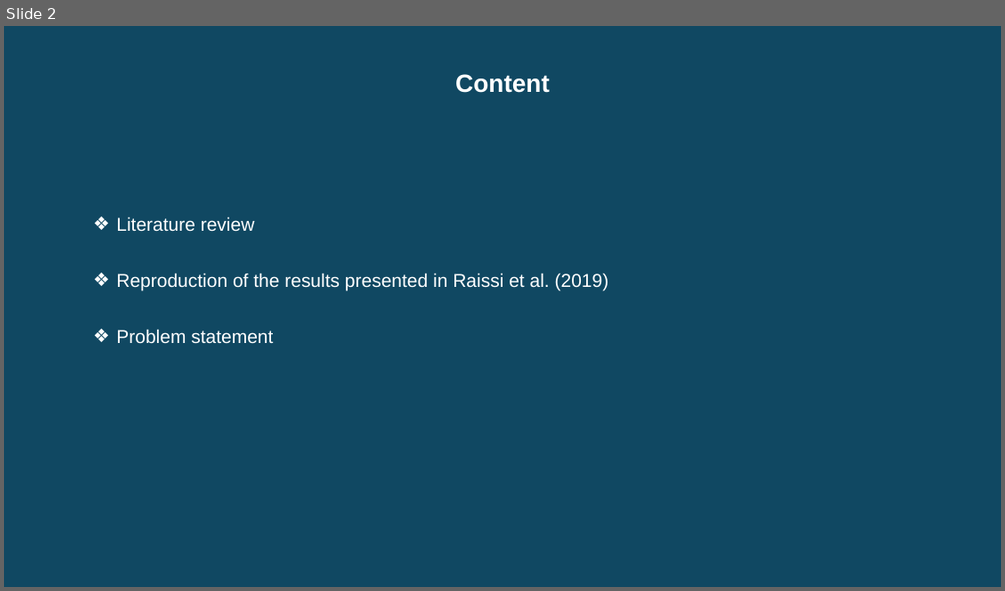
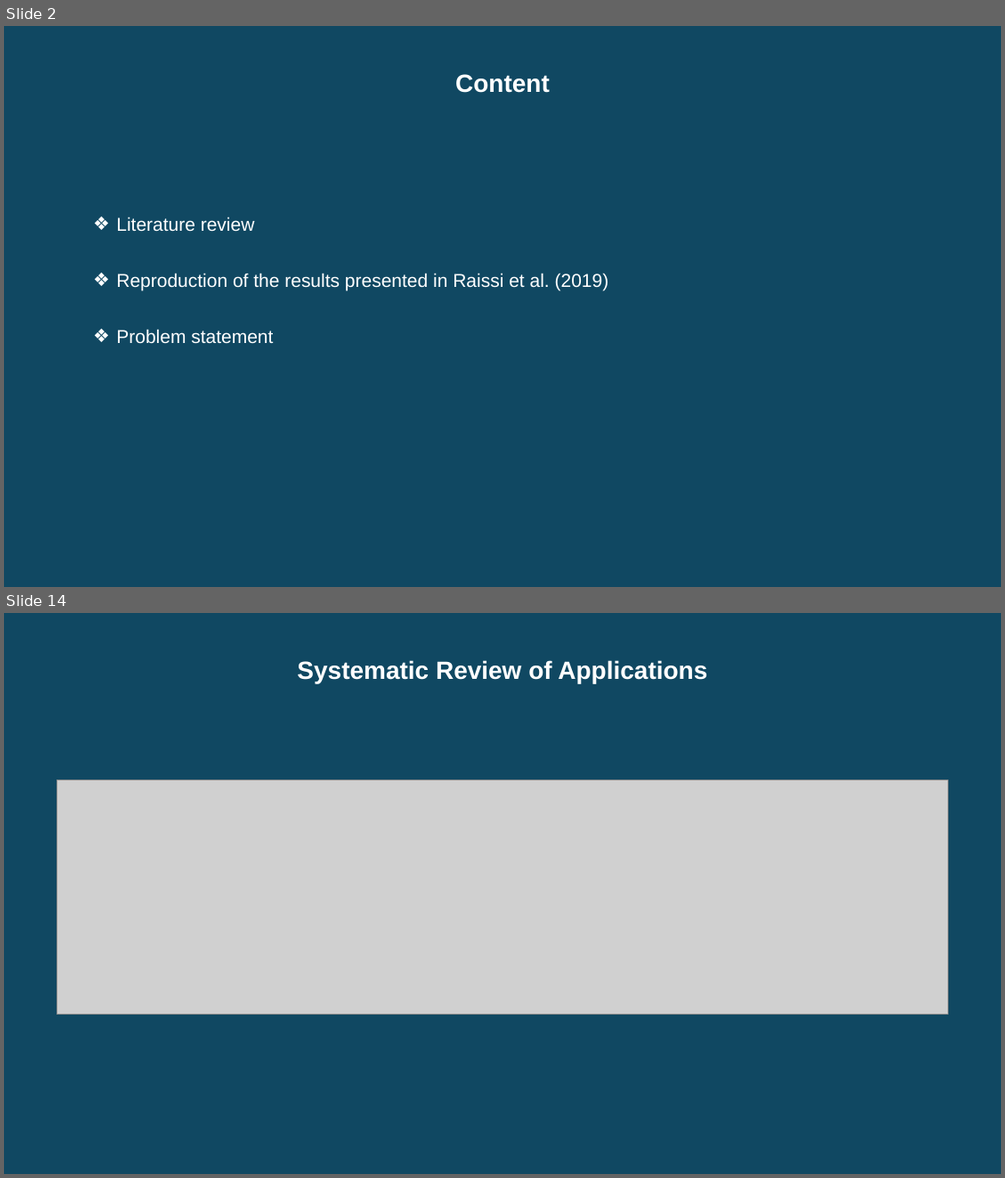
Before and after one commit to oscar-rincon/Review-Seismic-Waves, a slide deck: slides/reunión_27_07_2024.pptx. Shown one above the other, each under a label of ours: slide 2 before the commit, slides 2 and 14 after it; the slides between them are not shown. The pictures are 1005x591 and 1005x1178 pixels, drawn with LibreOffice and Linux fonts; fonts in the diff are those of the drawing; grey boxes stand for pictures. Boxes give left, top, right and bottom in pixels: in the first picture for what was removed or moved away, otherwise in the second. Text is boxed around its words. In the diff, an @@ line names an element or a change of style, - is before the commit and + after.

```diff
--- a/slides/reunión_27_07_2024.pptx
+++ b/slides/reunión_27_07_2024.pptx
@@ slide 14 added at (4,613,1001,1174), background #FFFFFF @@
@@ rectangle added at (4,613,1001,1174), fill #104862 @@
@@ text added at (297,660,707,683), 24 pt, text #FFFFFF, bold @@
+Systematic Review of Applications
@@ picture added at (57,780,947,1014) @@
```
Also in this commit, not shown: 10 slides changed, 3 other slides added, 2 slides removed.
